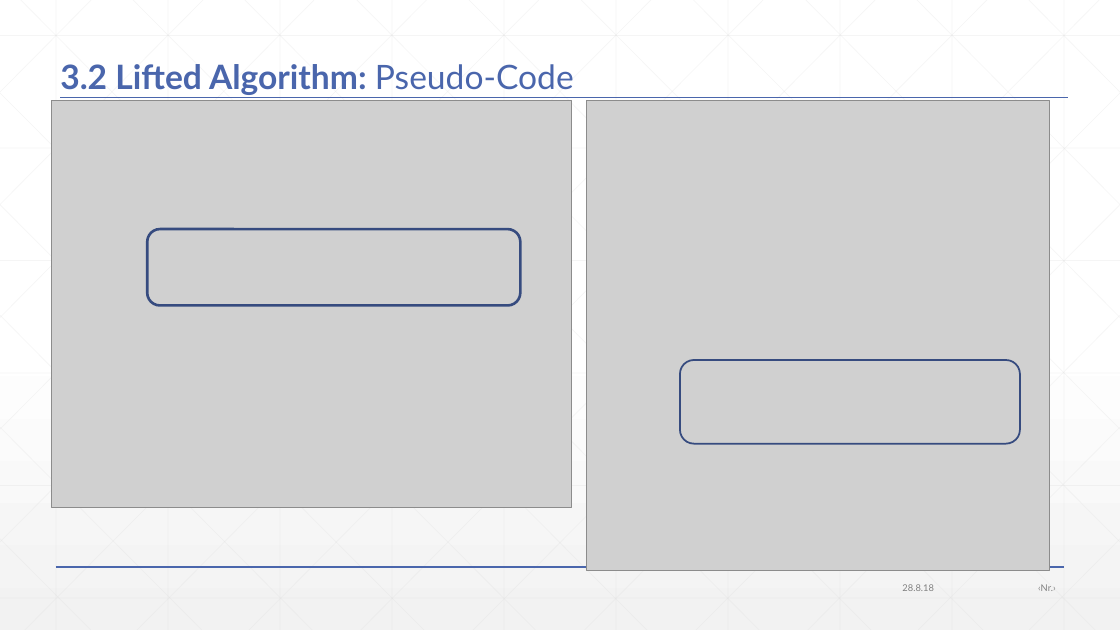
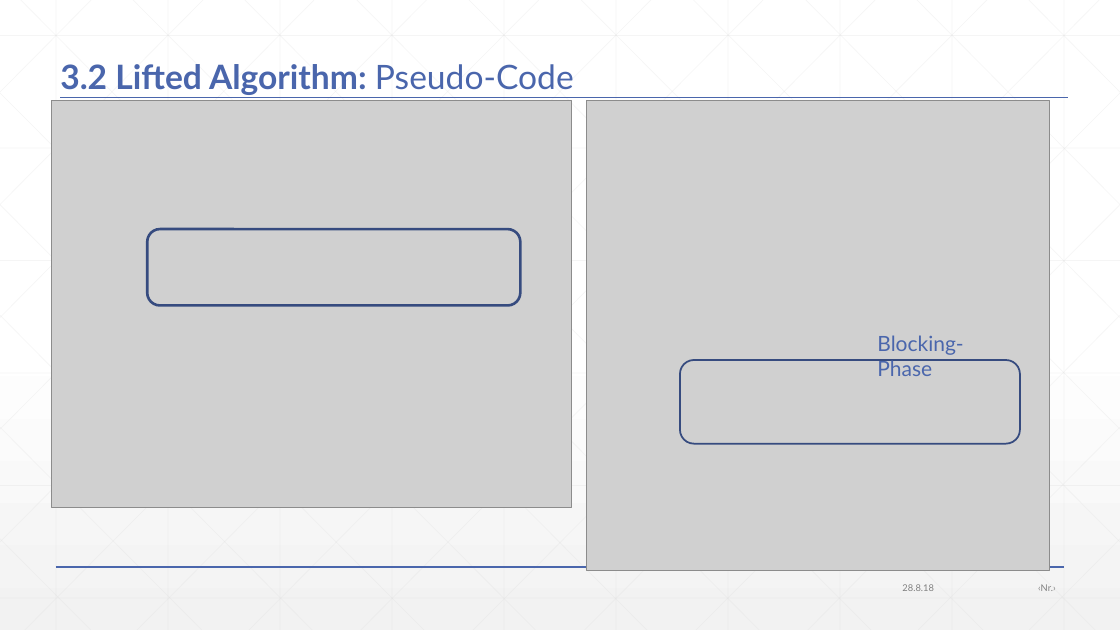
Before and after one commit to JonasWerner/BachelorThesis, a slide deck: slide 45 of Presentation/pdr_presentation.pptx. Drawn at 1120x630 pixels with LibreOffice and Linux fonts; fonts in the diff are those of the drawing; grey boxes stand for pictures. Boxes give left, top, right and bottom in pixels: in the first picture for what was removed or moved away, otherwise in the second. Text is boxed around its words. In the diff, an @@ line names an element or a change of style, - is before the commit and + after.

```diff
--- a/Presentation/pdr_presentation.pptx
+++ b/Presentation/pdr_presentation.pptx
@@ text added at (877, 335, 963, 376), 18 pt, text #4A66AC @@
+Blocking-Phase
```
Also in this commit, not shown: 14 other slides changed, 3 slides added, 1 slide removed, 1 other file.
